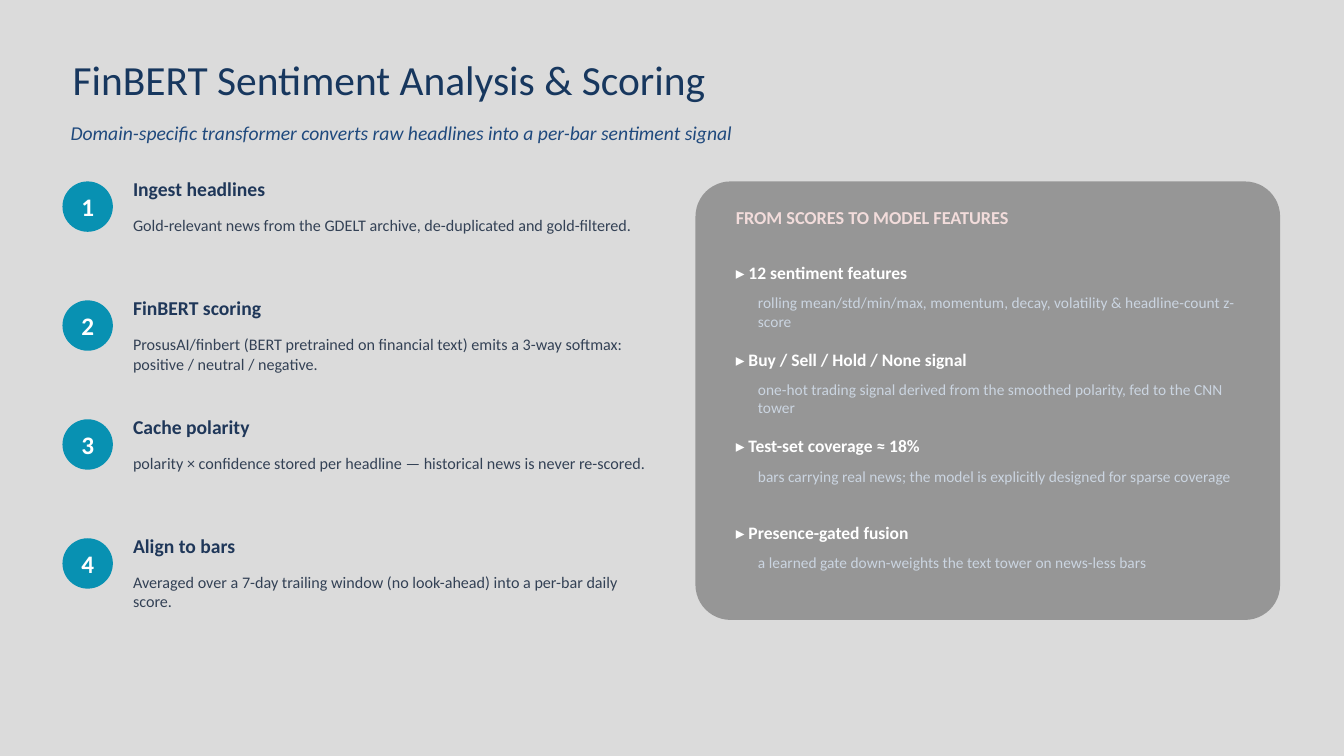
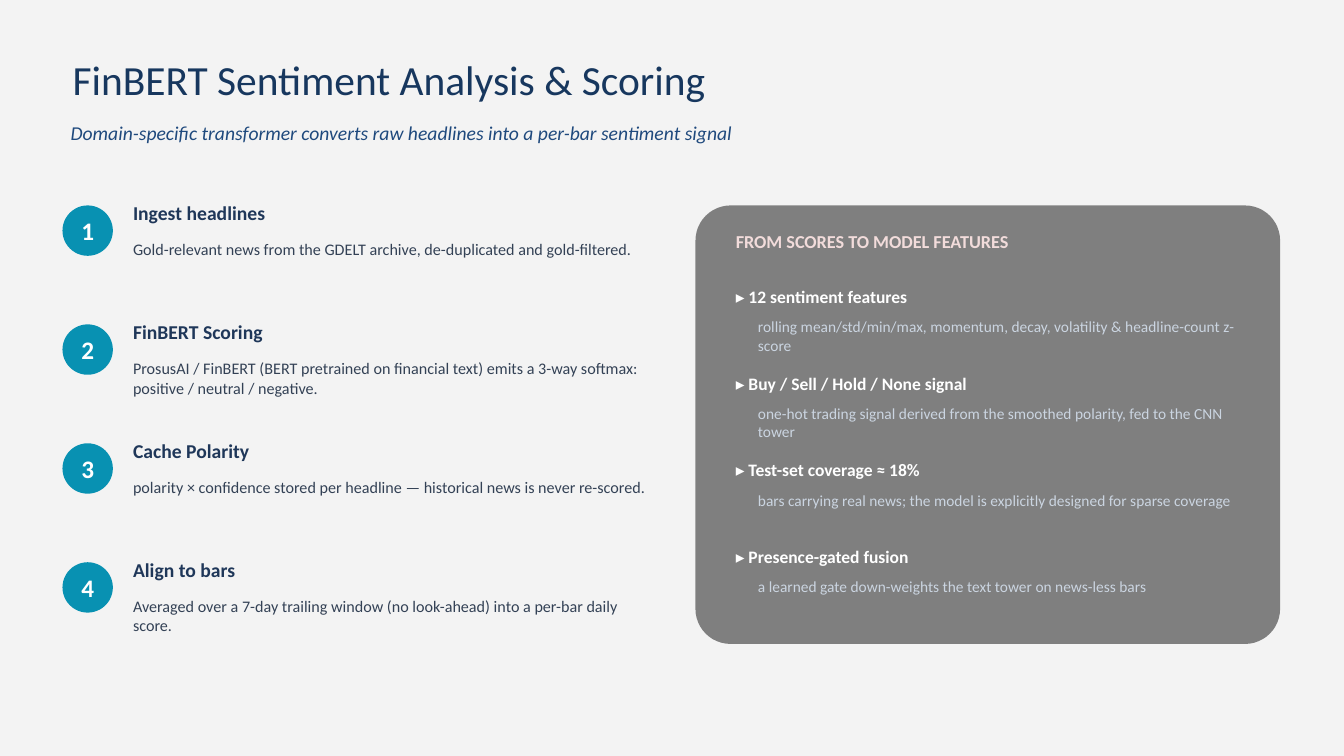
Before and after one commit to SudhakarPuppala/Forex_Price_Prediction, a slide deck: slide 10 of ppt/Midterm_Presentation.pptx. Drawn at 1344x756 pixels with LibreOffice and Linux fonts; fonts in the diff are those of the drawing. Boxes give left, top, right and bottom in pixels: in the first picture for what was removed or moved away, otherwise in the second. Text is boxed around its words. In the diff, an @@ line names an element or a change of style, - is before the commit and + after.

```diff
--- a/ppt/Midterm_Presentation.pptx
+++ b/ppt/Midterm_Presentation.pptx
@@ background #D9D9D9 at 94% opacity to #D9D9D9 at 31% opacity @@
@@ text "Ingest headlines": place and size @@
-text "Ingest headlines" at [133,182,265,200]
+text "Ingest headlines" at [133,206,265,224]
@@ 14 texts, 4 ellipses, 1 rounded rectangle: place and size @@
-14 texts, 4 ellipses, 1 rounded rectangle at [63,181,1280,620]
+14 texts, 4 ellipses, 1 rounded rectangle at [63,206,1280,644]
@@ rounded rectangle at [696,206,1280,644]: fill #808080 at 75% opacity to #595959 at 75% opacity @@
@@ text "Gold-relevant news from the GDELT ...": place and size @@
-text "Gold-relevant news from the GDELT ..." at [133,220,631,234]
+text "Gold-relevant news from the GDELT ..." at [133,244,631,258]
@@ text at [133,325,263,343]: text changed @@
-FinBERT scoring
+FinBERT Scoring
@@ text at [133,362,637,397]: text changed @@
-ProsusAI/finbert (BERT pretrained on financial text) emits a 3-way softmax: positive / neutral / negative.
+ProsusAI / FinBERT (BERT pretrained on financial text) emits a 3-way softmax: positive / neutral / negative.
@@ text at [133,444,249,461]: text changed @@
-Cache polarity
+Cache Polarity
@@ text "polarity × confidence stored per ...": place and size @@
-text "polarity × confidence stored per ..." at [133,458,645,472]
+text "polarity × confidence stored per ..." at [133,482,645,496]
@@ text "Averaged over a 7-day trailing ...": place and size @@
-text "Averaged over a 7-day trailing ..." at [133,576,618,607]
+text "Averaged over a 7-day trailing ..." at [133,600,618,631]
```
Also in this commit, not shown: 12 other slides changed, 8 other files.
